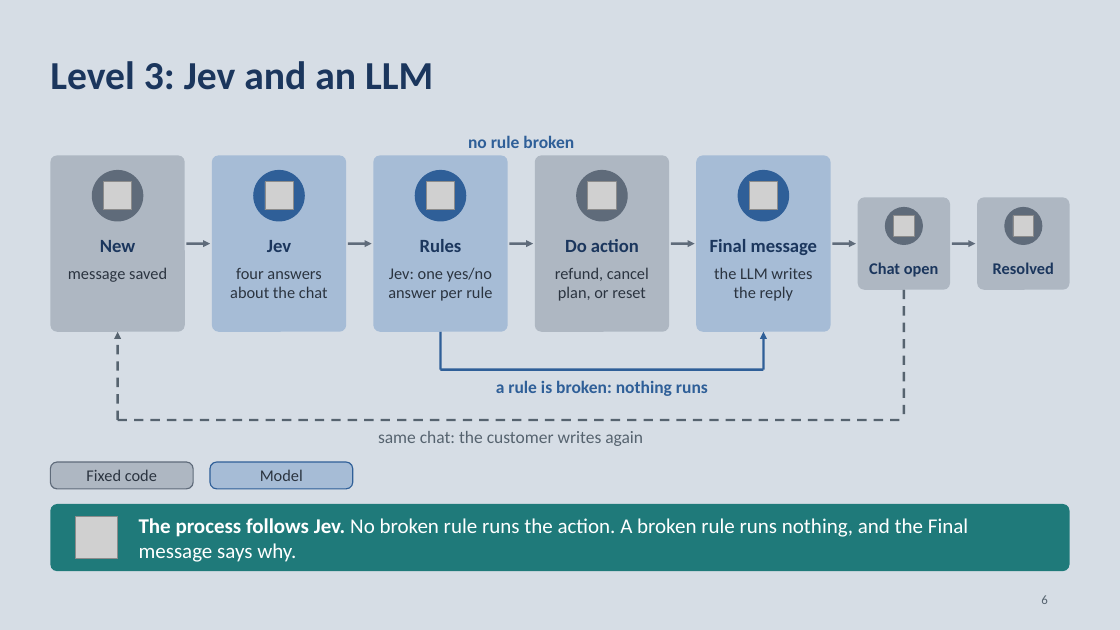
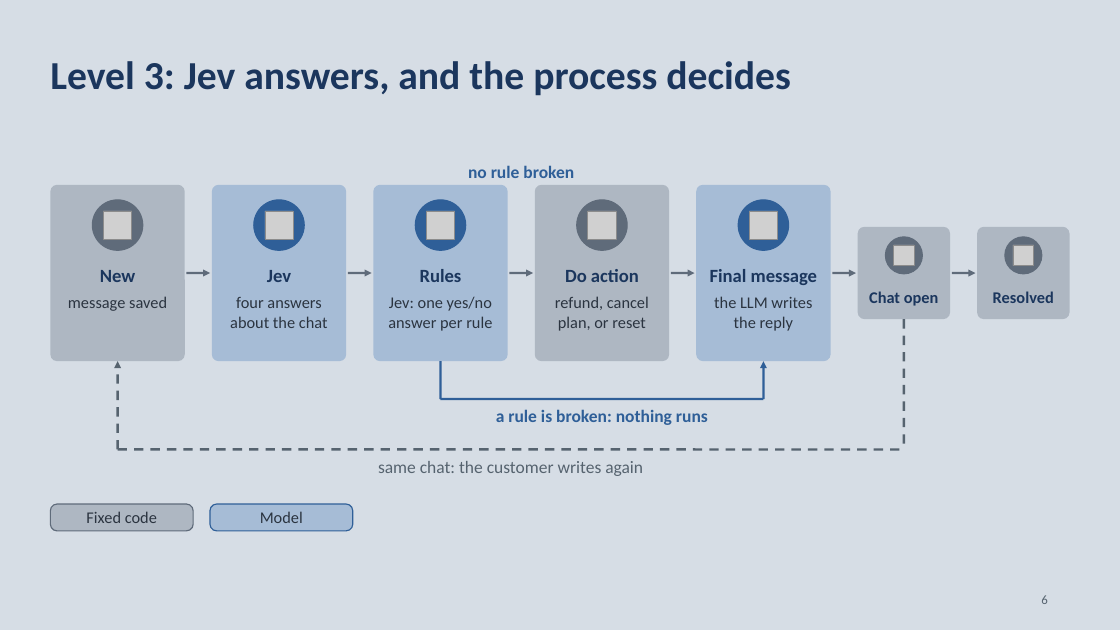
Before and after one commit to neilonthesky/english-presentation, a slide deck: slide 6 of slides/deck.pptx. Drawn at 1120x630 pixels with LibreOffice and Linux fonts; fonts in the diff are those of the drawing; grey boxes stand for pictures. Boxes give left, top, right and bottom in pixels: in the first picture for what was removed or moved away, otherwise in the second. Text is boxed around its words. In the diff, an @@ line names an element or a change of style, - is before the commit and + after.

```diff
--- a/slides/deck.pptx
+++ b/slides/deck.pptx
@@ text at bbox=[50, 61, 790, 96]: text changed @@
-Level 3: Jev and an LLM
+Level 3: Jev answers, and the process decides
@@ 15 texts, 8 arrows, 7 pictures, 7 rounded rectangles, 7 ellipses, 4 lines: place and size @@
-15 texts, 8 arrows, 7 pictures, 7 rounded rectangles, 7 ellipses, 4 lines at bbox=[50, 135, 1070, 446]
+15 texts, 8 arrows, 7 pictures, 7 rounded rectangles, 7 ellipses, 4 lines at bbox=[50, 165, 1070, 476]
@@ rounded rectangle "Fixed code": place and size @@
-rounded rectangle "Fixed code" at bbox=[50, 462, 193, 489]
+rounded rectangle "Fixed code" at bbox=[50, 504, 193, 531]
@@ rounded rectangle removed at bbox=[50, 504, 1070, 571] @@
@@ rounded rectangle "Model": place and size @@
-rounded rectangle "Model" at bbox=[210, 462, 353, 489]
+rounded rectangle "Model" at bbox=[210, 504, 353, 531]
@@ picture removed at bbox=[76, 517, 118, 559] @@
@@ text removed at bbox=[139, 518, 968, 562] @@
-The process follows Jev. No broken rule runs the action. A broken rule runs nothing, and the Final message says why.
```
Also in this commit, not shown: 10 other slides changed, 1 slide added, 8 other files.
